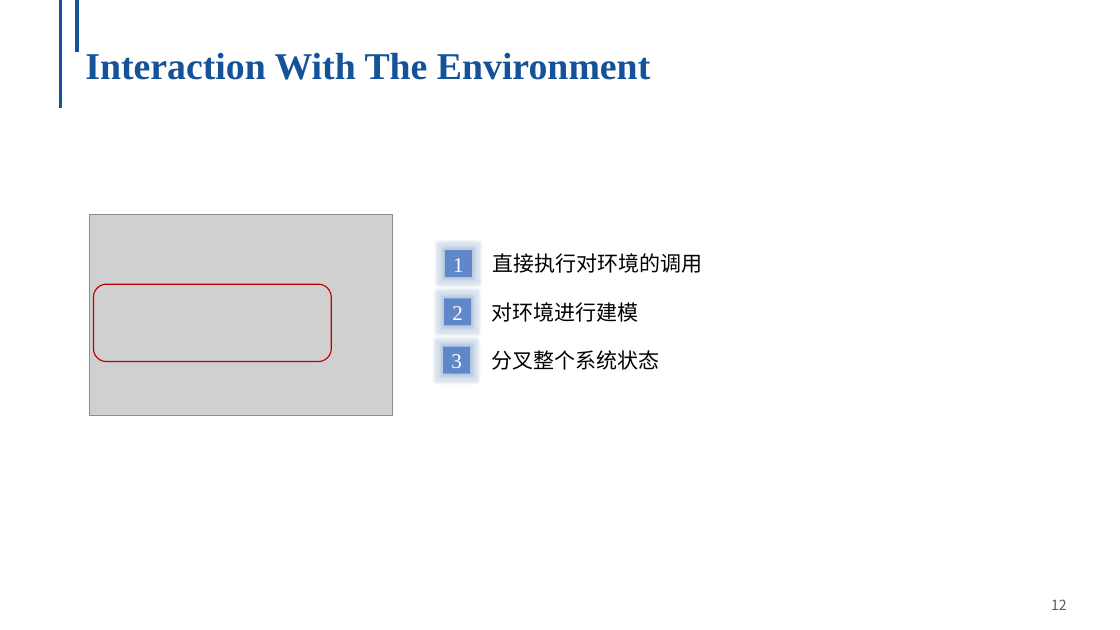
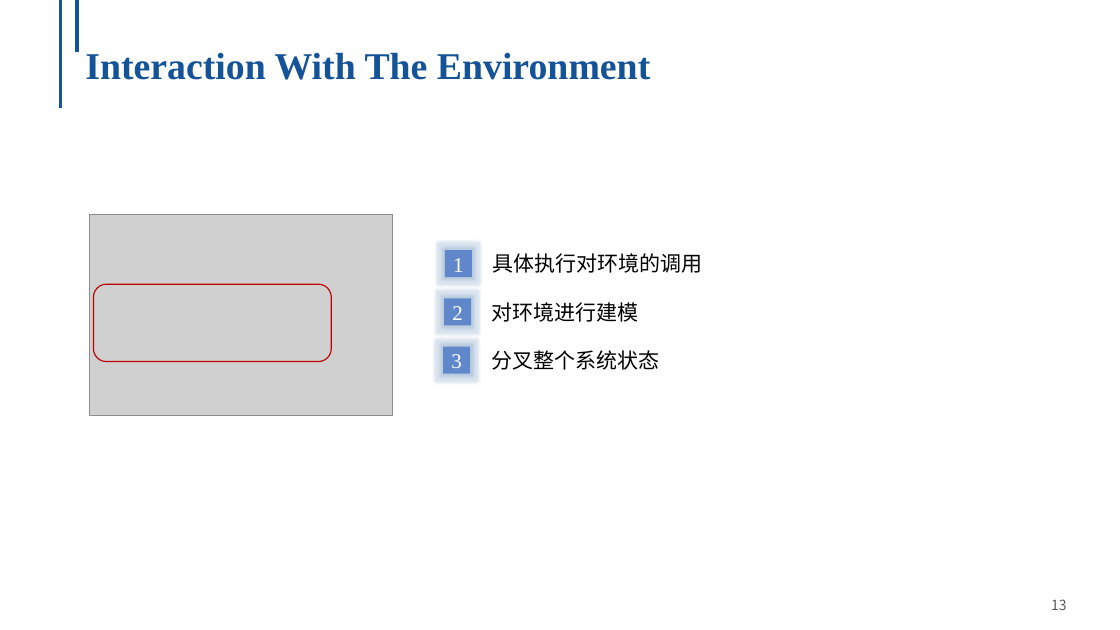
Before and after one commit to NingmoRain/NingmoRain.github.io, a slide deck: slide 13 of files/Survey__Symbolic_Execution.pptx (slide 12 before the commit). Drawn at 1120x630 pixels with LibreOffice and Linux fonts; fonts in the diff are those of the drawing; grey boxes stand for pictures; background and template pictures are left out. Boxes give left, top, right and bottom in pixels: in the first picture for what was removed or moved away, otherwise in the second. Text is boxed around its words. In the diff, an @@ line names an element or a change of style, - is before the commit and + after.

```diff
--- a/files/Survey__Symbolic_Execution.pptx
+++ b/files/Survey__Symbolic_Execution.pptx
@@ text at <box>493,253,703,273</box>: text changed @@
-直接执行对环境的调用
+具体执行对环境的调用
@@ page number at <box>1051,599,1067,610</box>: text changed @@
-12
+13
```
Also in this commit, not shown: 9 other slides changed, 4 slides added, 1 slide removed, 7 other files.
